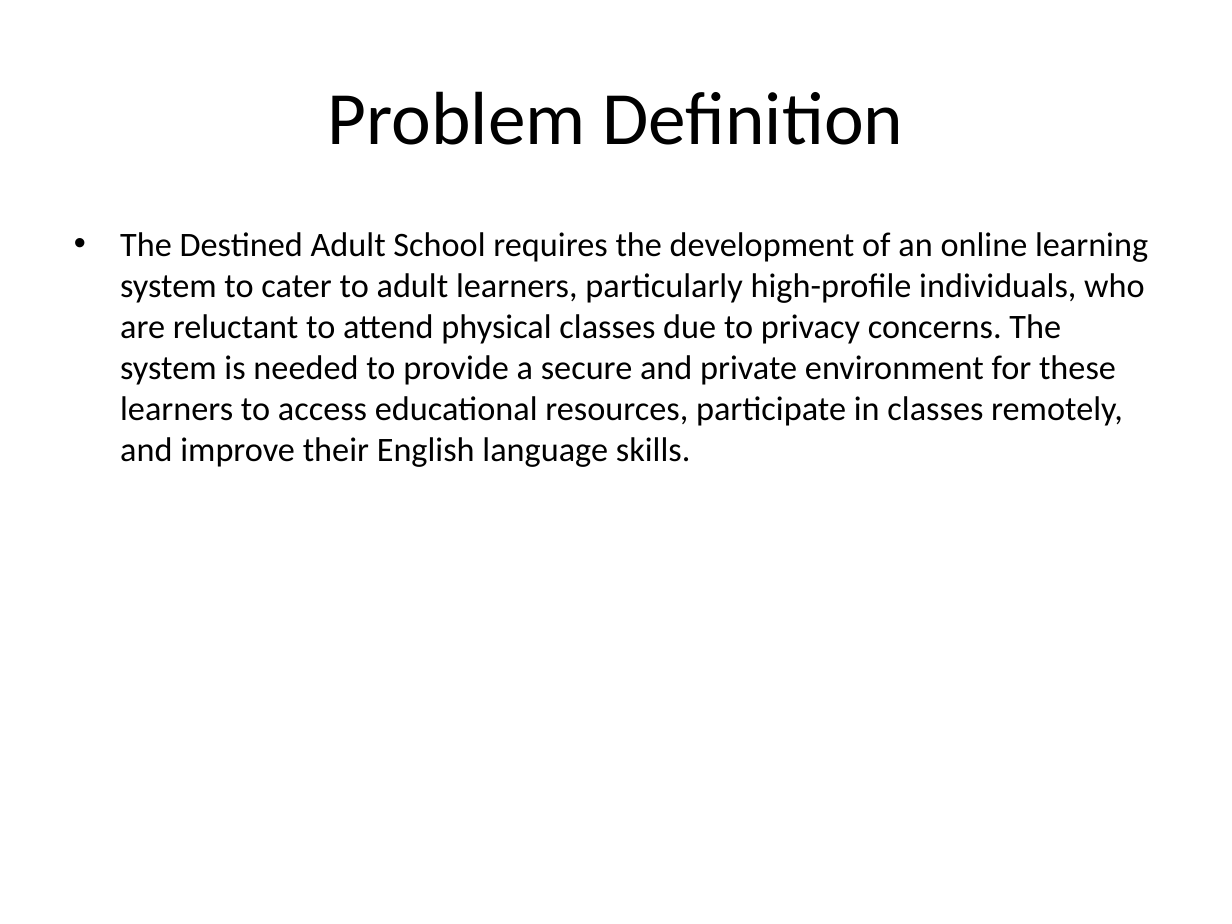
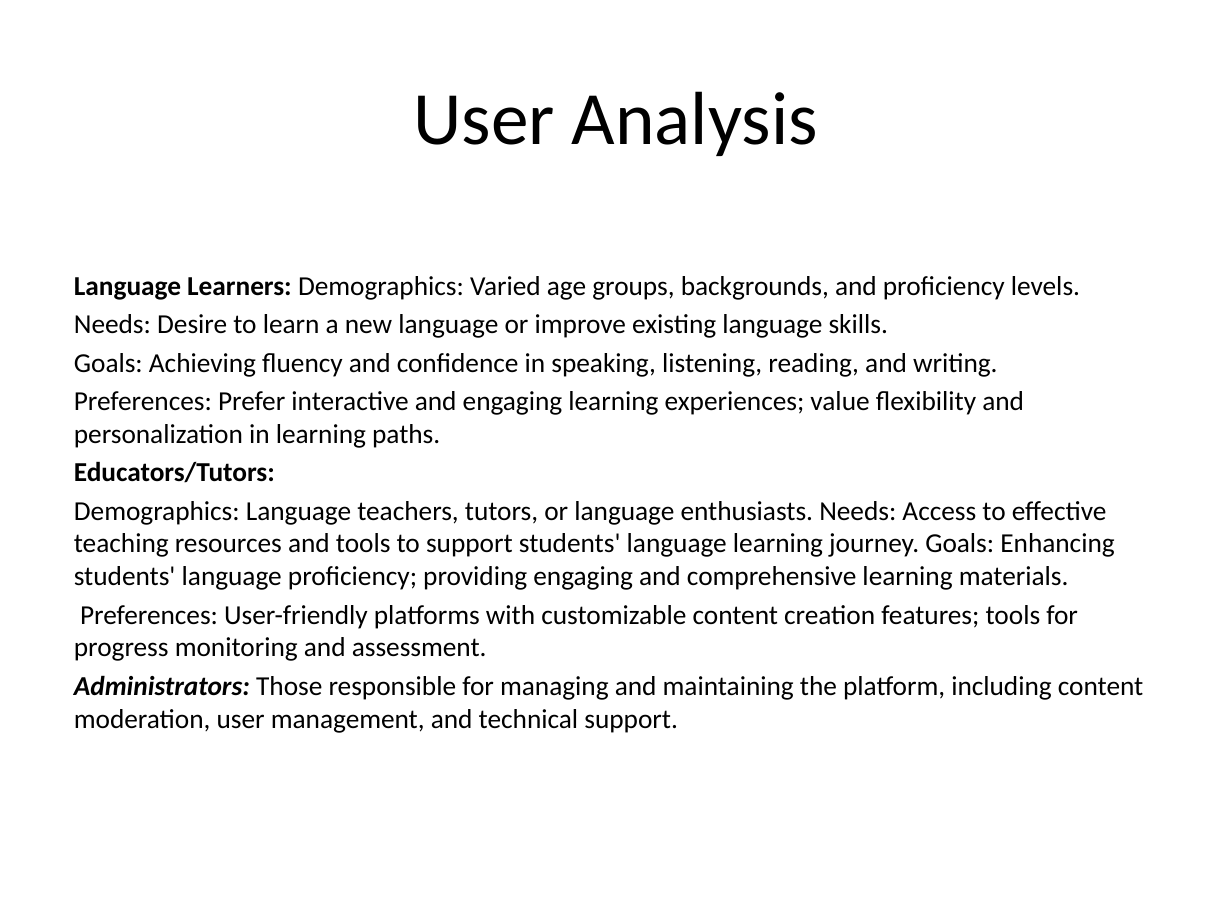
Before and after one commit to VictorMK22/PixelPioneers, a slide deck: slide 2 of Presentation1.pptx. Drawn at 1232x924 pixels with LibreOffice and Linux fonts; fonts in the diff are those of the drawing. Boxes give left, top, right and bottom in pixels: in the first picture for what was removed or moved away, otherwise in the second. Text is boxed around its words. In the diff, an @@ line names an element or a change of style, - is before the commit and + after.

```diff
--- a/Presentation1.pptx
+++ b/Presentation1.pptx
@@ title at (x1=414, y1=91, x2=818, y2=156): text changed @@
-Problem Definition
+User Analysis
@@ text at (x1=74, y1=276, x2=1143, y2=733): text changed; size 20 to 16 pt @@
-• The Destined Adult School requires the development of an online learning system to cater to adult learners, particularly high-profile individuals, who are reluctant to attend physical classes due to privacy concerns. The system is needed to provide a secure and private environment for these learners to access educational resources, participate in classes remotely, and improve their English language skills.
+Language Learners: Demographics: Varied age groups, backgrounds, and proficiency levels.
+Needs: Desire to learn a new language or improve existing language skills.
+Goals: Achieving fluency and confidence in speaking, listening, reading, and writing.
+Preferences: Prefer interactive and engaging learning experiences; value flexibility and personalization in learning paths.
+Educators/Tutors:
+Demographics: Language teachers, tutors, or language enthusiasts. Needs: Access to effective teaching resources and tools to support students' language learning journey. Goals: Enhancing students' language proficiency; providing engaging and comprehensive learning materials.
+Preferences: User-friendly platforms with customizable content creation features; tools for progress monitoring and assessment.
+Administrators: Those responsible for managing and maintaining the platform, including content moderation, user management, and technical support.
```
Also in this commit, not shown: 1 other file.
